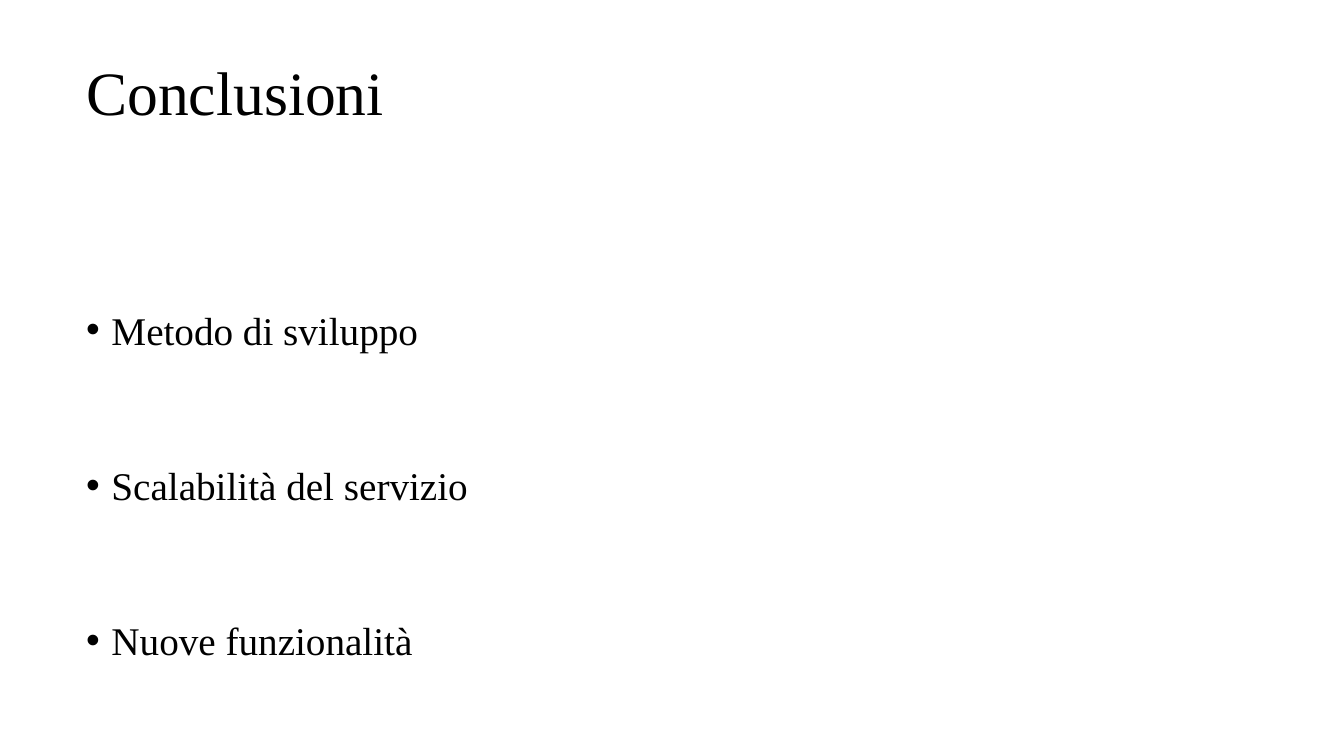
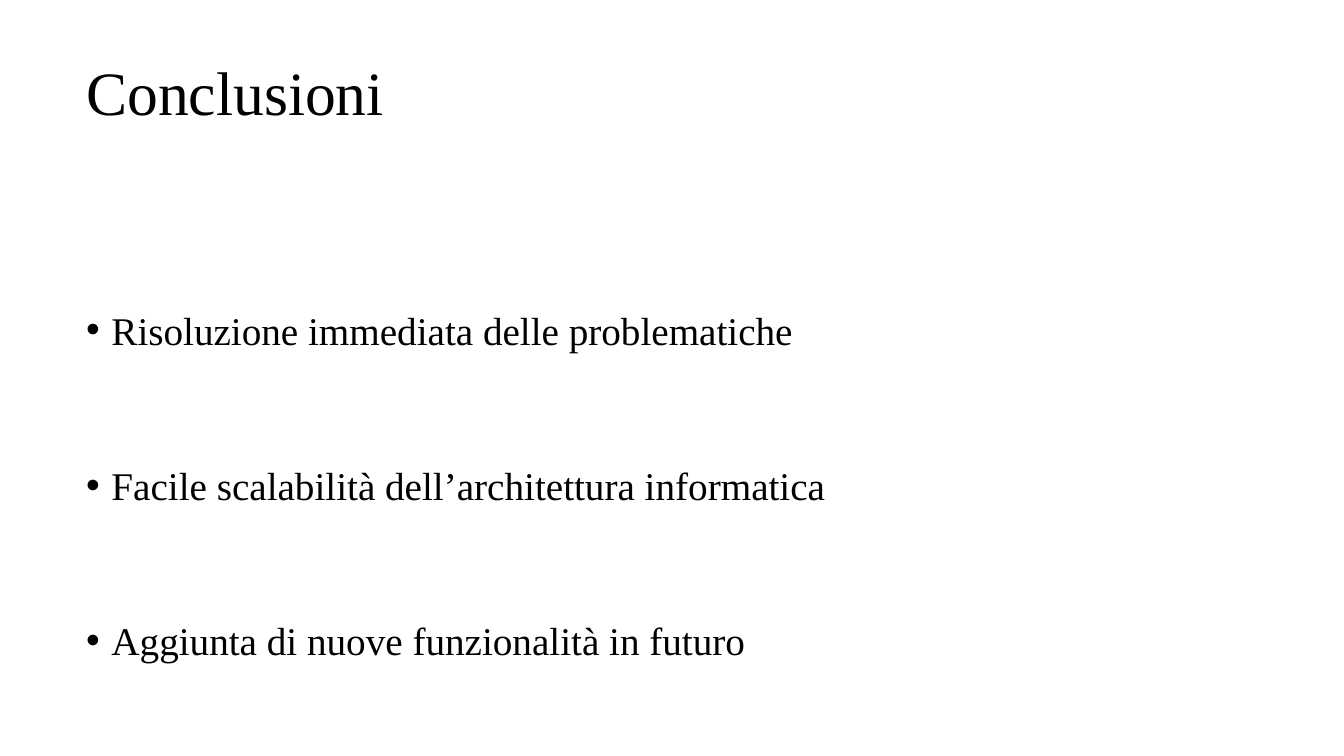
Before and after one commit to davidecolussi/Tesi, a slide deck: slide 9 of presentazione/Colussi_Davide_Presentazione.pptx (slide 10 before the commit). Drawn at 1344x756 pixels with LibreOffice and Linux fonts; fonts in the diff are those of the drawing. Boxes give left, top, right and bottom in pixels: in the first picture for what was removed or moved away, otherwise in the second. Text is boxed around its words. In the diff, an @@ line names an element or a change of style, - is before the commit and + after.

Commit message:
update ppt

```diff
--- a/presentazione/Colussi_Davide_Presentazione.pptx
+++ b/presentazione/Colussi_Davide_Presentazione.pptx
@@ text at <box>111,317,825,663</box>: text changed @@
-• Metodo di sviluppo
-• Scalabilità del servizio
-• Nuove funzionalità
+• Risoluzione immediata delle problematiche
+• Facile scalabilità dell’architettura informatica
+• Aggiunta di nuove funzionalità in futuro
```
Also in this commit, not shown: 2 other slides changed, 1 slide added, 2 slides removed.
